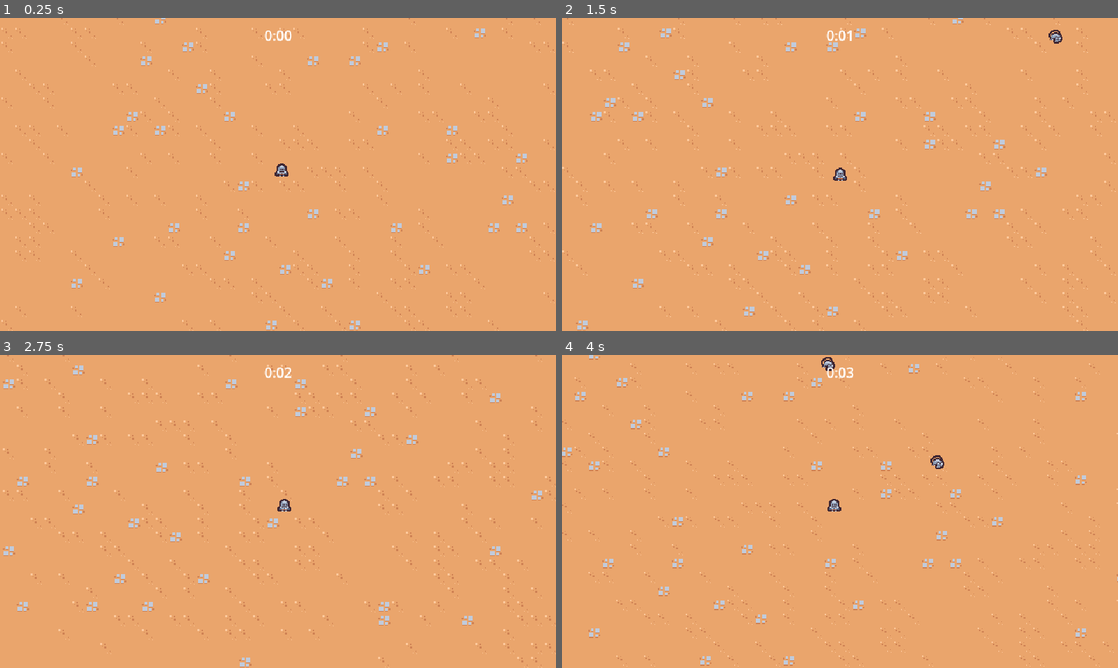
Above: before the commit, frames 1-4 (two rows, left to right).
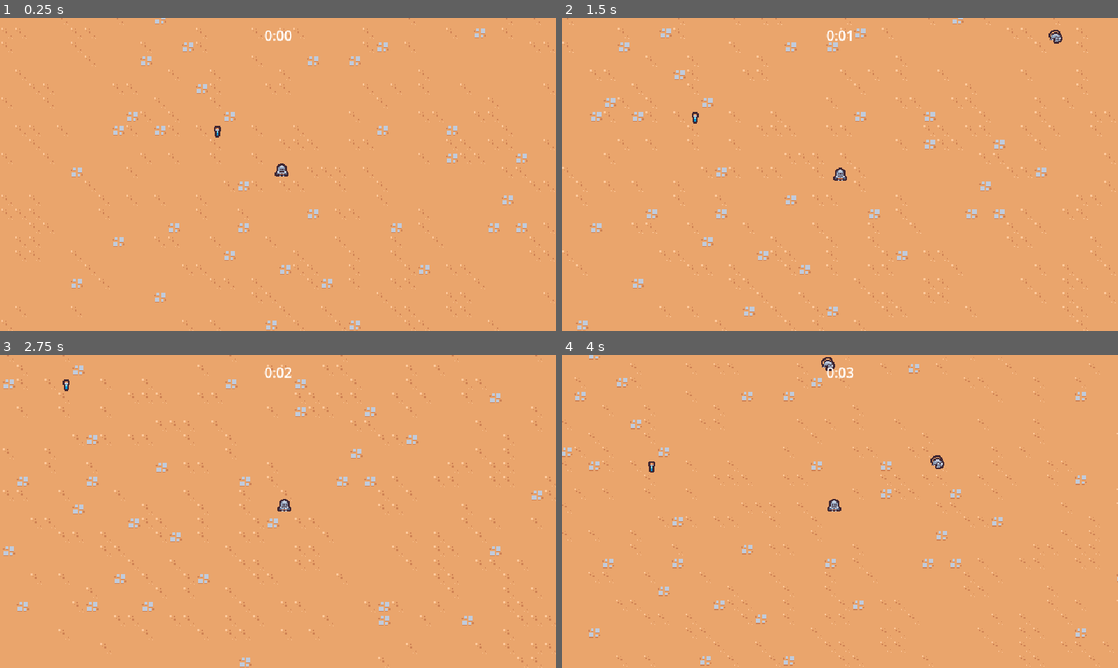
Above: after the commit, the same moments.

Repository: justknick/myFirst2DSurvivorsGame
Game: Godot game, scene res://scenes/main/main.tscn
Same seed, same stepped clock (60 frames per second), same inputs: the game is played once before the commit and once after it.
Inputs:
- Up to frame 1 (0.25 s): no input
- Up to frame 2 (1.5 s): hold D (move_right) 0.53-1.28 s; hold S (move_down) from 1.28 s (still down)
- Up to frame 3 (2.75 s): release S (move_down) at 2.03 s; hold D (move_right) from 2.03 s (still down)
- Up to frame 4 (4 s): release D (move_right) at 2.78 s; hold W (move_up) 2.78-3.53 s; hold A (move_left) from 3.53 s (still down)

The runs differ from the first frame. In frame 1, less than 0.1% of the frame differs, in the area x 38-40%, y 34-39%; in frame 2, less than 0.1%; in frame 3, less than 0.1%; in frame 4, less than 0.1%.

Commit message:
Section 2.16 - Experience Drops // added experience_vial scene // moved game_camera, basic_enemy, player scenes under the game_object directory // fixed main scene (player dependency)

Diff:
--- a/project.godot
+++ b/project.godot
@@ -60,6 +60,7 @@
 2d_physics/layer_2="Player"
 2d_physics/layer_3="Enemy"
 2d_physics/layer_4="EnemyCollision"
+2d_physics/layer_5="PlayerPickup"
 
 [rendering]
 
--- a/scenes/game_camera/game_camera.tscn
+++ /dev/null
@@ -1,6 +0,0 @@
-[gd_scene load_steps=2 format=3 uid="uid://ck6qch477klc2"]
-
-[ext_resource type="Script" path="res://scenes/game_camera/game_camera.gd" id="1_8pl5m"]
-
-[node name="GameCamera" type="Camera2D"]
-script = ExtResource("1_8pl5m")
--- a/scenes/basic_enemy/basic_enemy.tscn
+++ b/scenes/game_object/basic_enemy/basic_enemy.tscn
@@ -1,7 +1,7 @@
-[gd_scene load_steps=5 format=3 uid="uid://dpfcq0vlqgavu"]
+[gd_scene load_steps=5 format=3]
 
-[ext_resource type="Script" path="res://scenes/basic_enemy/basic_enemy.gd" id="1_ydhnh"]
-[ext_resource type="Texture2D" uid="uid://138ki7nr65ho" path="res://scenes/basic_enemy/basic_enemy.png" id="2_mcspf"]
+[ext_resource type="Script" path="res://scenes/game_object/basic_enemy/basic_enemy.gd" id="1_ydhnh"]
+[ext_resource type="Texture2D" uid="uid://138ki7nr65ho" path="res://scenes/game_object/basic_enemy/basic_enemy.png" id="2_mcspf"]
 
 [sub_resource type="CircleShape2D" id="CircleShape2D_61xxu"]
 radius = 12.0
--- /dev/null
+++ b/scenes/game_object/experience_vial/experience_vial.gd
@@ -0,0 +1,10 @@
+extends Node2D
+
+
+
+func _ready():
+	$Area2D.area_entered.connect(on_area_entered)
+
+
+func on_area_entered(other_area: Area2D):
+	queue_free()
--- /dev/null
+++ b/scenes/game_object/experience_vial/experience_vial.tscn
@@ -0,0 +1,20 @@
+[gd_scene load_steps=4 format=3 uid="uid://b5cyk3o14ug3r"]
+
+[ext_resource type="Script" path="res://scenes/game_object/experience_vial/experience_vial.gd" id="1_v2f6u"]
+[ext_resource type="Texture2D" uid="uid://bqvpsr8b8upfe" path="res://scenes/game_object/experience_vial/experience_vial.png" id="1_xe20v"]
+
+[sub_resource type="CircleShape2D" id="CircleShape2D_x6ykf"]
+radius = 16.0
+
+[node name="ExperienceVial" type="Node2D"]
+script = ExtResource("1_v2f6u")
+
+[node name="Area2D" type="Area2D" parent="."]
+collision_layer = 0
+collision_mask = 16
+
+[node name="CollisionShape2D" type="CollisionShape2D" parent="Area2D"]
+shape = SubResource("CircleShape2D_x6ykf")
+
+[node name="Sprite2D" type="Sprite2D" parent="."]
+texture = ExtResource("1_xe20v")
--- /dev/null
+++ b/scenes/game_object/game_camera/game_camera.tscn
@@ -0,0 +1,6 @@
+[gd_scene load_steps=2 format=3]
+
+[ext_resource type="Script" path="res://scenes/game_object/game_camera/game_camera.gd" id="1_8pl5m"]
+
+[node name="GameCamera" type="Camera2D"]
+script = ExtResource("1_8pl5m")
--- a/scenes/player/player.tscn
+++ b/scenes/game_object/player/player.tscn
@@ -1,8 +1,11 @@
-[gd_scene load_steps=5 format=3 uid="uid://dd7snnvjk0ui1"]
+[gd_scene load_steps=6 format=3 uid="uid://bnyav4amnb3hf"]
 
-[ext_resource type="Script" path="res://scenes/player/player.gd" id="1_ie07k"]
-[ext_resource type="Texture2D" uid="uid://dl25bv5woat31" path="res://scenes/player/player.png" id="1_ugtq6"]
+[ext_resource type="Script" path="res://scenes/game_object/player/player.gd" id="1_ie07k"]
+[ext_resource type="Texture2D" uid="uid://dl25bv5woat31" path="res://scenes/game_object/player/player.png" id="1_ugtq6"]
 [ext_resource type="PackedScene" uid="uid://csyvyf58alty1" path="res://scenes/ability/sword_ability_controller/sword_ability_controller.tscn" id="2_a5t6c"]
+
+[sub_resource type="CircleShape2D" id="CircleShape2D_mrmwx"]
+radius = 32.0
 
 [sub_resource type="CircleShape2D" id="CircleShape2D_5lfn2"]
 radius = 6.0
@@ -16,6 +19,14 @@
 
 [node name="SwordAbilityController" parent="AbilityManager" instance=ExtResource("2_a5t6c")]
 
+[node name="Area2D" type="Area2D" parent="."]
+collision_layer = 16
+collision_mask = 0
+
+[node name="CollisionShape2D" type="CollisionShape2D" parent="Area2D"]
+position = Vector2(0, -6)
+shape = SubResource("CircleShape2D_mrmwx")
+
 [node name="Sprite2D" type="Sprite2D" parent="."]
 texture = ExtResource("1_ugtq6")
 offset = Vector2(0, -8)
--- a/scenes/main/main.tscn
+++ b/scenes/main/main.tscn
@@ -1,11 +1,12 @@
-[gd_scene load_steps=7 format=3 uid="uid://ygwo6mvj4iit"]
+[gd_scene load_steps=8 format=3 uid="uid://llxem11oc6nq"]
 
-[ext_resource type="PackedScene" uid="uid://dd7snnvjk0ui1" path="res://scenes/player/player.tscn" id="1_40gqh"]
+[ext_resource type="PackedScene" uid="uid://bnyav4amnb3hf" path="res://scenes/game_object/player/player.tscn" id="1_40gqh"]
 [ext_resource type="PackedScene" uid="uid://lt4xs7yqsvot" path="res://scenes/ui/arena_time_ui.tscn" id="1_bhlov"]
-[ext_resource type="PackedScene" uid="uid://ck6qch477klc2" path="res://scenes/game_camera/game_camera.tscn" id="1_dse0x"]
-[ext_resource type="PackedScene" uid="uid://c0gpiouunhid3" path="res://scenes/manager/enemy_manager.tscn" id="1_jkh7g"]
+[ext_resource type="PackedScene" path="res://scenes/game_object/game_camera/game_camera.tscn" id="1_dse0x"]
+[ext_resource type="PackedScene" path="res://scenes/manager/enemy_manager.tscn" id="1_jkh7g"]
 [ext_resource type="TileSet" uid="uid://bkdm2kbyp4dlb" path="res://resources/tileset.tres" id="1_l4d1i"]
 [ext_resource type="PackedScene" uid="uid://6e1sp60g3qrm" path="res://scenes/manager/arena_time_manager.tscn" id="2_voi0b"]
+[ext_resource type="PackedScene" uid="uid://b5cyk3o14ug3r" path="res://scenes/game_object/experience_vial/experience_vial.tscn" id="7_7uvqt"]
 
 [node name="Main" type="Node"]
 
@@ -25,3 +26,6 @@
 
 [node name="Player" parent="." instance=ExtResource("1_40gqh")]
 position = Vector2(580, 349)
+
+[node name="ExperienceVial" parent="." instance=ExtResource("7_7uvqt")]
+position = Vector2(506, 297)
--- a/scenes/manager/enemy_manager.tscn
+++ b/scenes/manager/enemy_manager.tscn
@@ -1,7 +1,7 @@
-[gd_scene load_steps=3 format=3 uid="uid://c0gpiouunhid3"]
+[gd_scene load_steps=3 format=3]
 
 [ext_resource type="Script" path="res://scenes/manager/enemy_manager.gd" id="1_d5l5f"]
-[ext_resource type="PackedScene" uid="uid://dpfcq0vlqgavu" path="res://scenes/basic_enemy/basic_enemy.tscn" id="2_ncrpm"]
+[ext_resource type="PackedScene" path="res://scenes/game_object/basic_enemy/basic_enemy.tscn" id="2_ncrpm"]
 
 [node name="EnemyManager" type="Node"]
 script = ExtResource("1_d5l5f")
Renamed: scenes/basic_enemy/basic_enemy.gd -> scenes/game_object/basic_enemy/basic_enemy.gd
Renamed: scenes/basic_enemy/basic_enemy.png -> scenes/game_object/basic_enemy/basic_enemy.png
Not shown, added: scenes/game_object/basic_enemy/basic_enemy.png.import
Binary file added: scenes/game_object/experience_vial/experience_vial.png
Not shown, changed: scenes/game_object/experience_vial/experience_vial.png.import
Renamed: scenes/game_camera/game_camera.gd -> scenes/game_object/game_camera/game_camera.gd
Renamed: scenes/player/player.gd -> scenes/game_object/player/player.gd
Renamed: scenes/player/player.png -> scenes/game_object/player/player.png
Not shown, changed: scenes/game_object/player/player.png.import
